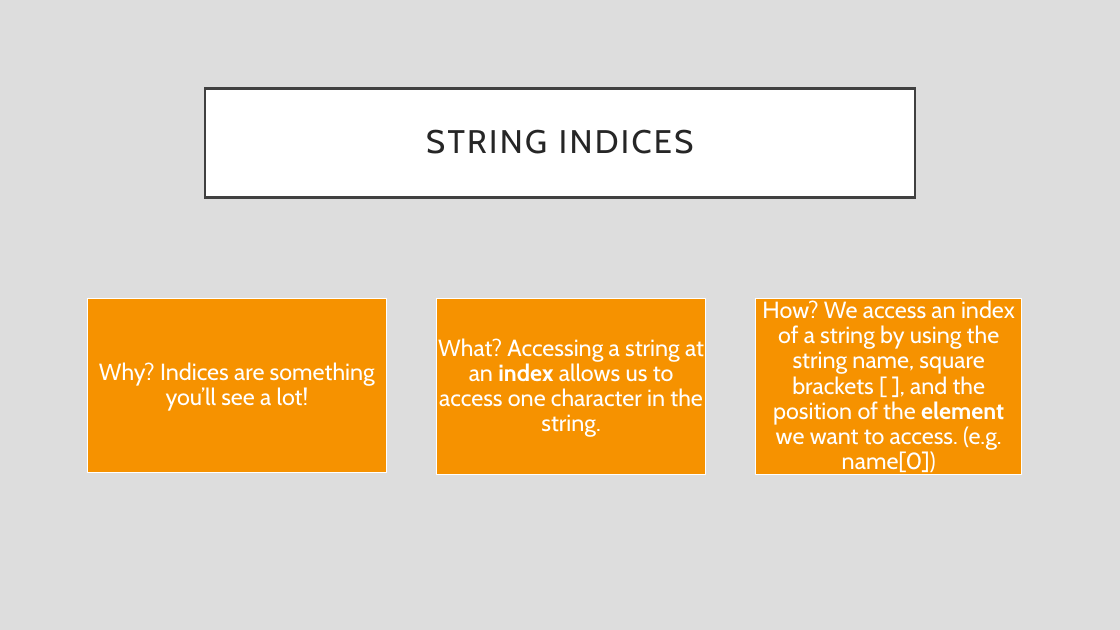
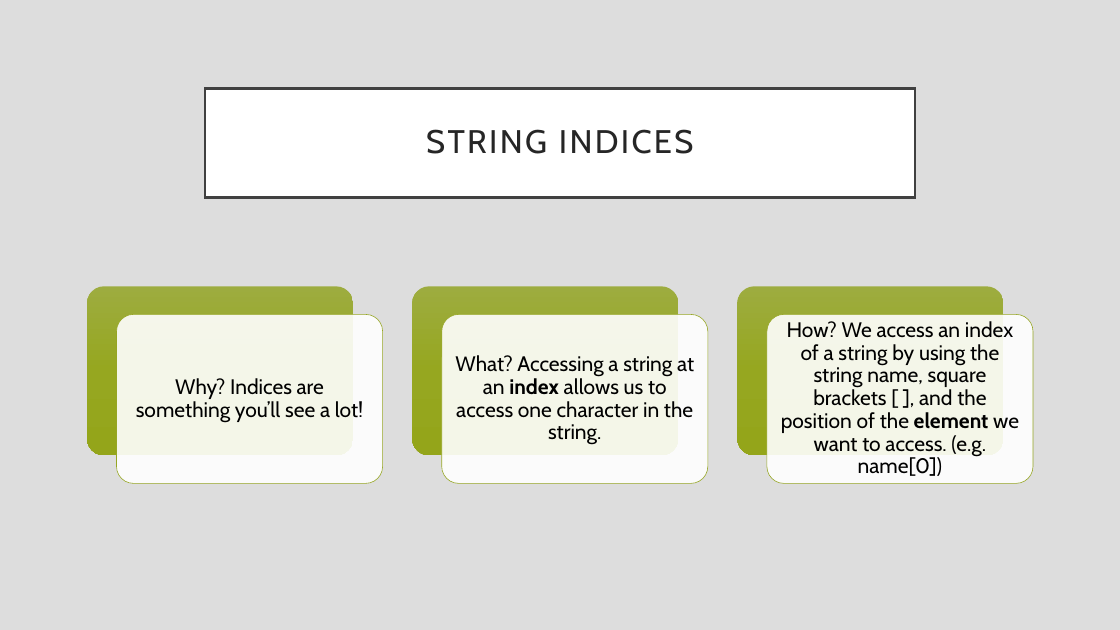
Before and after one commit to rsera/Junior-Knights, a slide deck: slide 12 of Python Day 6 Strings and Lists.pptx (slide 11 before the commit). Drawn at 1120x630 pixels with LibreOffice and Linux fonts; fonts in the diff are those of the drawing. Boxes give left, top, right and bottom in pixels: in the first picture for what was removed or moved away, otherwise in the second. Text is boxed around its words. In the diff, an @@ line names an element or a change of style, - is before the commit and + after.

```diff
--- a/Python Day 6 Strings and Lists.pptx
+++ b/Python Day 6 Strings and Lists.pptx
@@ rectangle removed at (87, 299, 386, 472) @@
@@ rectangle removed at (437, 299, 706, 475) @@
@@ rectangle removed at (756, 299, 1022, 475) @@
@@ size 20 to 18 pt, text colour #FFFFFF to #000000 in 3 elements at (455, 355, 694, 445), (781, 321, 1019, 476), (136, 378, 363, 423) @@
@@ text "Why? Indices are something you’ll ...": place and size @@
-text "Why? Indices are something you’ll ..." at (99, 362, 375, 411)
+text "Why? Indices are something you’ll ..." at (136, 378, 363, 423)
@@ text "What? Accessing a string at ...": place and size @@
-text "What? Accessing a string at ..." at (438, 338, 704, 437)
+text "What? Accessing a string at ..." at (455, 355, 694, 445)
@@ group added at (87, 287, 1033, 483): 6 rounded rectangles @@
@@ text "How? We access an index ...": place and size @@
-text "How? We access an index ..." at (762, 298, 1015, 475)
+text "How? We access an index ..." at (781, 321, 1019, 476)
```
Also in this commit, not shown: 7 other slides changed, 7 slides added.
